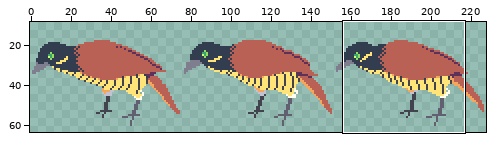
Two states of a sprite sheet, Assets/Sprites/female02.png. Above, an overview of the earlier version with the close-up marked.
Close-up. Before the edit:
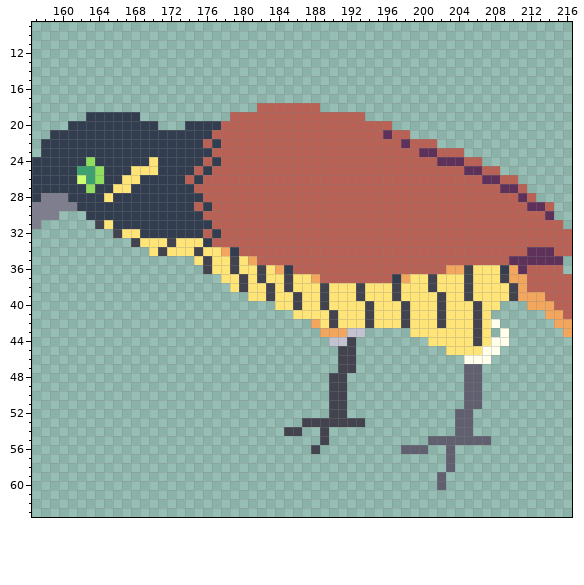
The file is 456x128 pixels, drawn in blocks of 2x2; one block is one cell here. Shown: x 157..216, y 9..63. The wide view leaves out empty margins. The commit also changed other parts of the picture, which this record leaves out.
Now the later version:
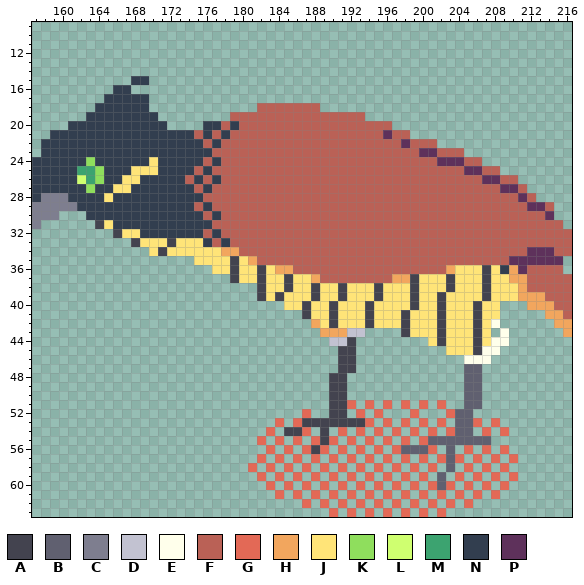
Palette (. is transparent): A #43434f  B #606070  C #7e7e8f  D #c2c2d1  E #ffffeb  F #ba6156  G #e36956  H #f2a65e  J #ffe478  K #8fde5d  L #cfff70  M #3ca370  N #323e4f  P #5e315b
Changes in this commit:
The author put colour A in row 43 at x 198.
Colour J becomes colour A in row 36 at x 207; in row 37 at x 179, 199, 203 and 207; in row 38 at x 182, 188, 191, 195, 199, 203 and 207; in row 39 at x 182, 184, 188, 191, 195, 199 and 207; in row 40 at x 187, 190 and 199; in row 41 at x 187.
Colour J becomes colour A in rows 43 to 44 at x 202; in row 45 at x 206.
Colour N becomes colour F in row 21 at x 175.
The author put colour G in row 51 at x 192, 194, 196, 198, 200 and 202; in row 52 at x 187, 193, 195, 199 and 203; in row 53 at x 184, 186, 194, 196, 198, 200, 202, 206 and 208; in row 54 at x 183, 187, 191, 193, 195, 197, 199, 201, 203, 207 and 209; in row 55 at x 182, 184, 186, 188, 190, 192, 194, 196, 198 and 200; in row 56 at x 183, 185, 187, 189, 191, 193, 195, 197, 201, 205, 207 and 209.
The author put colour G in row 57 at x 182, 184, 186, 188, 190, 192, 194, 196, 198, 200, 202, 204, 206, 208 and 210; in row 58 at x 181, 183, 185, 187, 189, 191, 193, 195, 197, 199, 201, 205, 207 and 209; in row 59 at x 182, 184, 186, 188, 190, 192, 194, 196, 198, 200, 204, 206, 208 and 210; in row 60 at x 183, 185, 187, 189, 191, 193, 195, 197, 199, 201, 203, 205, 207 and 209; in row 61 at x 184, 186, 188, 190, 192, 194, 196, 198, 200, 202, 204, 206 and 208; in row 62 at x 187, 189, 191, 193, 195, 197, 199, 201, 203 and 205.
The author put colour G in row 63 at x 190, 192, 194, 196, 198, 200 and 202.
Colour N becomes colour H in row 34 at x 179; in row 36 at x 185; in row 37 at x 197.
The author put colour J in row 41 at x 208.
Colour A becomes colour J in row 34 at x 175; in row 35 at x 176; in row 36 at x 205; in row 37 at x 180, 201, 205 and 209; in row 38 at x 183, 189, 193, 197, 201, 205 and 210; in row 39 at x 183, 186, 189, 193, 197, 205 and 210.
Colour A becomes colour J in row 40 at x 186, 189 and 198.
Colour H becomes colour J in row 36 at x 204.
The author put colour N in row 15 at x 168 to 169; in row 16 at x 166 to 167; in row 17 at x 165 to 169; in row 18 at x 164 to 169; in row 19 at x 169 to 170; in row 20 at x 171.
Colour F becomes colour N in row 20 at x 179; in row 21 at x 178; in row 26 at x 177; in row 27 at x 176; in row 30 at x 177; in row 33 at x 178.
The edit erases colour A in row 36 at x 176; in row 38 at x 180.
The edit erases colour J in row 37 at x 178; in row 38 at x 179 and 181; in row 39 at x 181; in row 40 at x 184; in row 41 at x 186.
The edit erases colour N in row 20 at x 174 to 175.
